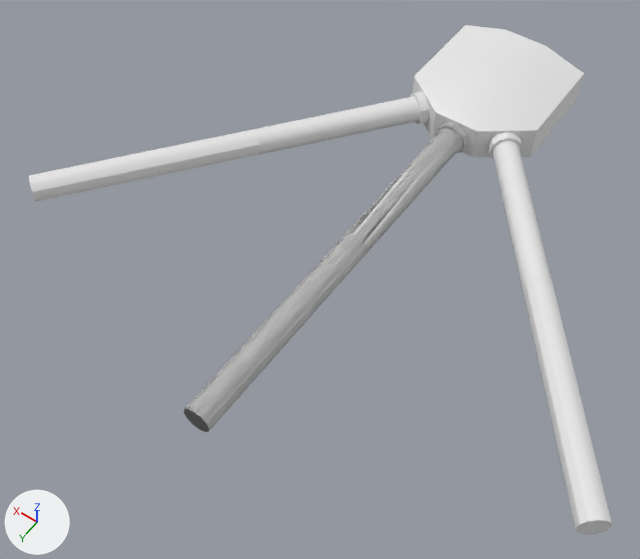
An edit to the Blender file new-game-project/assets/models/enviroment/main_map.blend, drawn before and after from the same camera.
Both versions are drawn from a camera (50 mm lens) standing at (-78.0, 194.6, 178.2) and looking at (5.2, 78.1, -4.8). The axes (+X, +Y, +Z) are drawn at lower left. The lights are the same throughout.

The scene before the commit, as lines of its bpy script (objects in view):
```python
me_cylinder = bpy.data.meshes.new('Cylinder')
me_cylinder.from_pydata(...)  # 102 vertices, 93 faces; spans x -4.7..4.7, y -0.7..112.2, z -4.7..4.7
me_cylinder.polygons.foreach_set('use_smooth', [True] * 93)
me_cylinder_010 = bpy.data.meshes.new('Cylinder.010')
me_cylinder_010.from_pydata(...)  # 102 vertices, 93 faces; spans x -4.7..4.7, y -0.7..112.2, z -4.7..4.7
me_cylinder_010.polygons.foreach_set('use_smooth', [True] * 93)
me_cylinder_011 = bpy.data.meshes.new('Cylinder.011')
me_cylinder_011.from_pydata(...)  # 102 vertices, 93 faces; spans x -4.7..4.7, y -0.7..112.2, z -4.7..4.7
me_cylinder_011.polygons.foreach_set('use_smooth', [True] * 93)
ob_cylinder = bpy.data.objects.new('Cylinder', me_cylinder)
ob_cylinder.location = (0.0, 20.0, 5.0)
ob_cylinder_002 = bpy.data.objects.new('Cylinder.002', me_cylinder_010)
ob_cylinder_002.location = (-13.3, 15.0, 5.0)
ob_cylinder_002.rotation_euler = (0.0, 0.0, 0.654)  # degrees (0, 0, 37)
ob_cylinder_003 = bpy.data.objects.new('Cylinder.003', me_cylinder_011)
ob_cylinder_003.location = (13.3, 15.0, 5.0)
ob_cylinder_003.rotation_euler = (0.0, 0.0, -0.654)  # degrees (0, 0, -37)
# also in view: 'Plane' at (0.0, 0.0, 6.8)
```
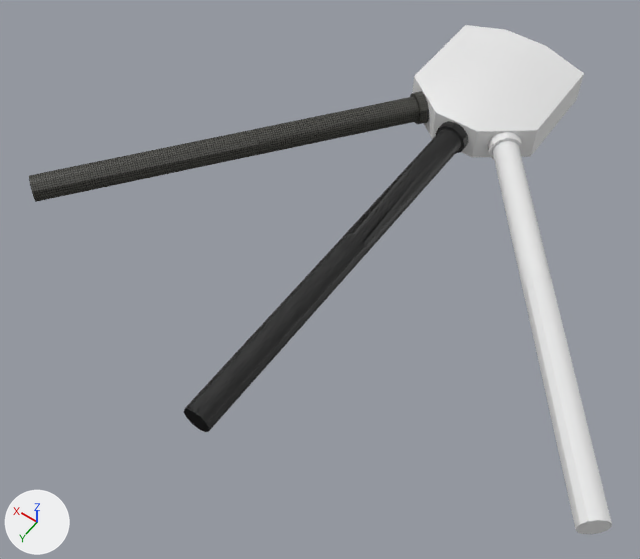
Boxes (x1, y1, x2, y2) around the edits, measured in the pictures (640 x 559 px):
'Cylinder', recoloured (grey to black): (184, 121, 468, 432) in both
'Cylinder.003', recoloured (white to grey): (29, 92, 429, 202) in both
'Cylinder.001', unchanged, uncovered by the edit: after (184, 121, 468, 432)

The edits, one by one:
Picture 'brick_rubble.png' (img_brick_rubble_png) is new.
Material 'Material.002' (mat_material_002) is new.
Uses the picture img_brick_rubble_png.
Material 'Material.001' (mat_material_001) is new.
Its base color is (0.0438, 0.0438, 0.0438) (black #3b3b3b).
me_cylinder has 102 vertices, 93 faces and spans x -4.7..4.7, y -0.7..112.2, z -4.7..4.7.
me_cylinder now uses material mat_material_001 (black #3b3b3b).
me_cylinder_011 has 102 vertices, 93 faces and spans x -4.7..4.7, y -0.7..112.2, z -4.7..4.7.
me_cylinder_011 now uses material mat_material_002.
